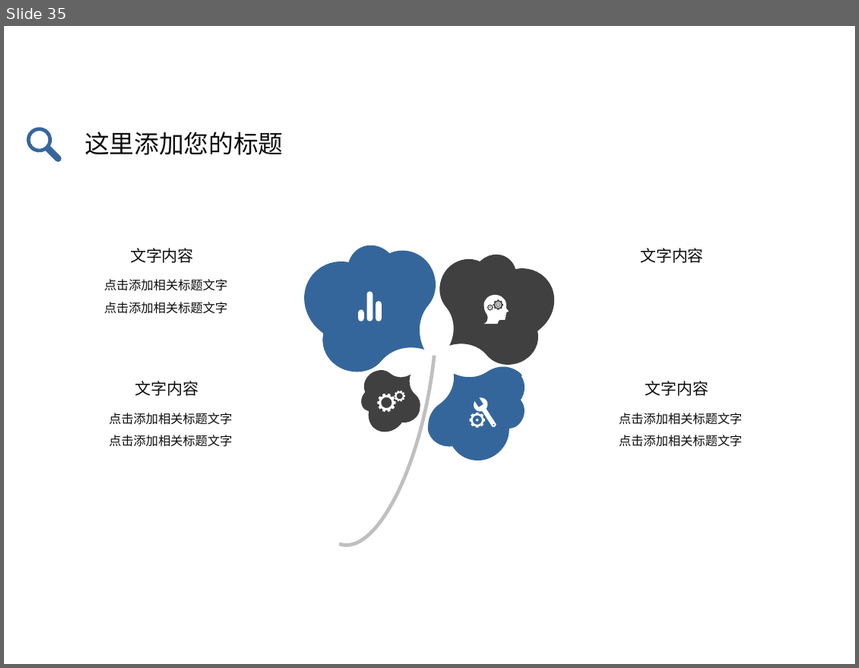
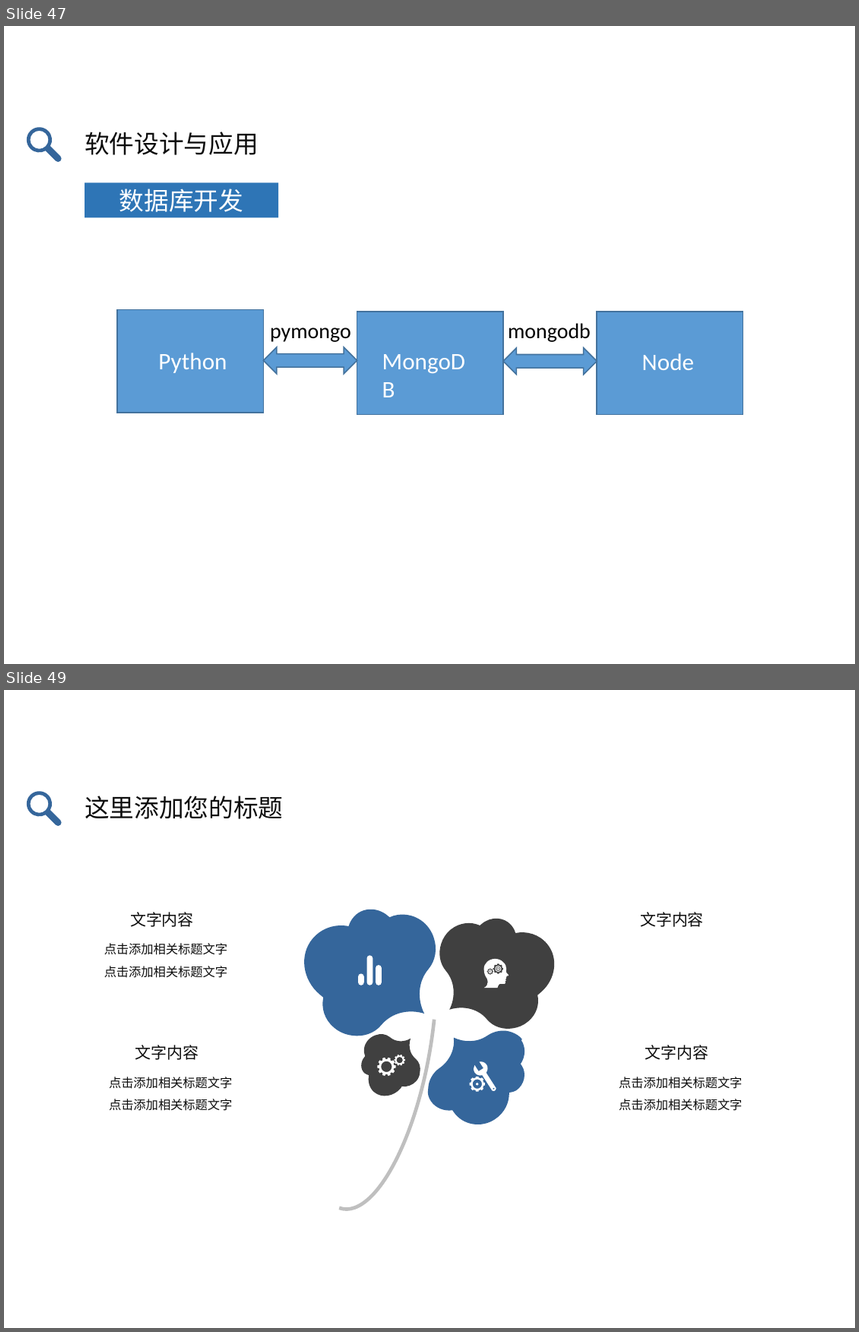
Before and after one commit to zhongdeming428/graduation-design, a slide deck: 阶段性报告/毕设答辩.pptx. Shown one above the other, each under a label of ours: slide 35 before the commit, slides 47 and 49 after it; the slides between them are not shown. The pictures are 859x668 and 859x1332 pixels, drawn with LibreOffice and Linux fonts; fonts in the diff are those of the drawing. Boxes give left, top, right and bottom in pixels: in the first picture for what was removed or moved away, otherwise in the second. Text is boxed around its words. In the diff, an @@ line names an element or a change of style, - is before the commit and + after.

```diff
--- a/阶段性报告/毕设答辩.pptx
+++ b/阶段性报告/毕设答辩.pptx
@@ slide 47 added at box(4, 26, 855, 664), background #FFFFFF @@
@@ freeform shape added at box(25, 126, 62, 163), fill #35669B @@
@@ text added at box(85, 132, 259, 155), 21 pt, text #0D0D0D @@
+软件设计与应用
@@ rectangle added at box(85, 183, 279, 218), fill #2E75B6, 21 pt, text #FFFFFF @@
+数据库开发
@@ rectangle added at box(117, 310, 264, 414), fill #5B9BD5, outline #43739E 1 pt @@
@@ rectangle added at box(357, 312, 503, 415), fill #5B9BD5, outline #43739E 1 pt @@
@@ rectangle added at box(598, 312, 743, 415), fill #5B9BD5, outline #43739E 1 pt @@
@@ text added at box(270, 328, 351, 342), 18 pt, text #000000 @@
+pymongo
@@ text added at box(373, 342, 487, 379), 20 pt, text #FFFFFF @@
+MongoDB
@@ text added at box(508, 323, 591, 342), 18 pt, text #000000 @@
+mongodb
@@ text added at box(158, 353, 227, 373), 20 pt, text #FFFFFF @@
+Python
@@ left right arrow added at box(264, 347, 357, 374), fill #5B9BD5, outline #43739E 1 pt @@
@@ left right arrow added at box(503, 347, 598, 374), fill #5B9BD5, outline #43739E 1 pt @@
@@ text added at box(642, 354, 694, 370), 20 pt, text #FFFFFF @@
+Node
@@ what was slide 35 is now slide 49 @@
```
Also in this commit, not shown: 2 slides changed, 15 other slides added, 2 slides removed, 1 other file.
